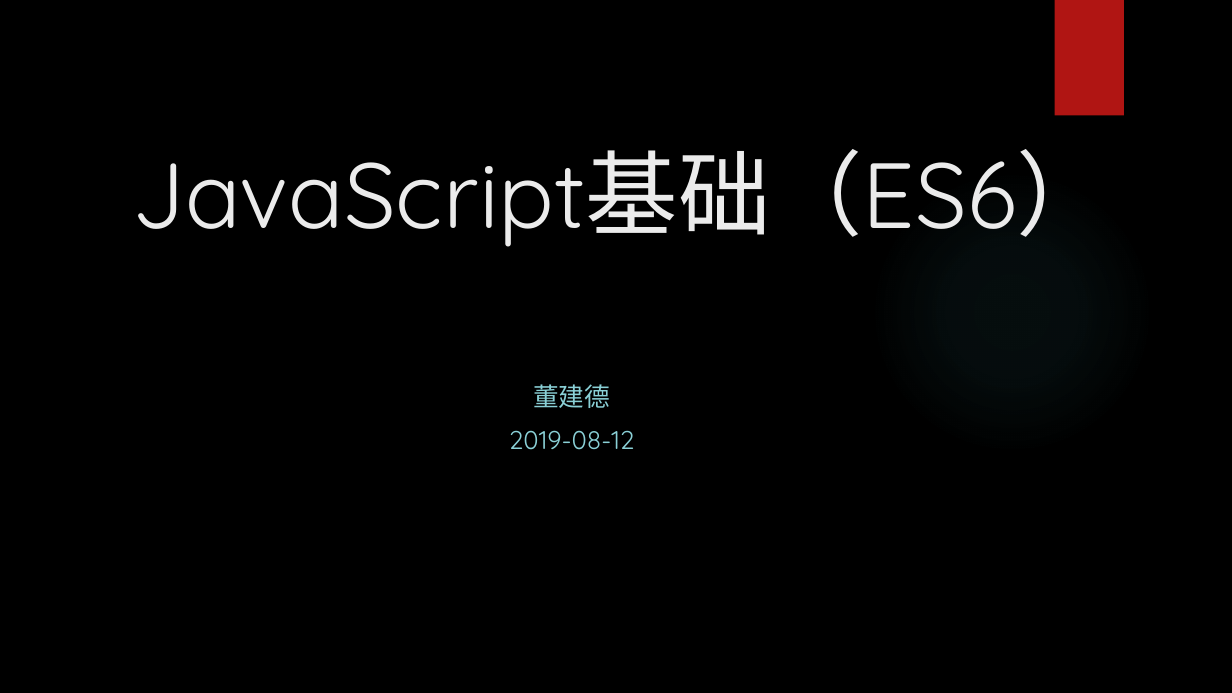
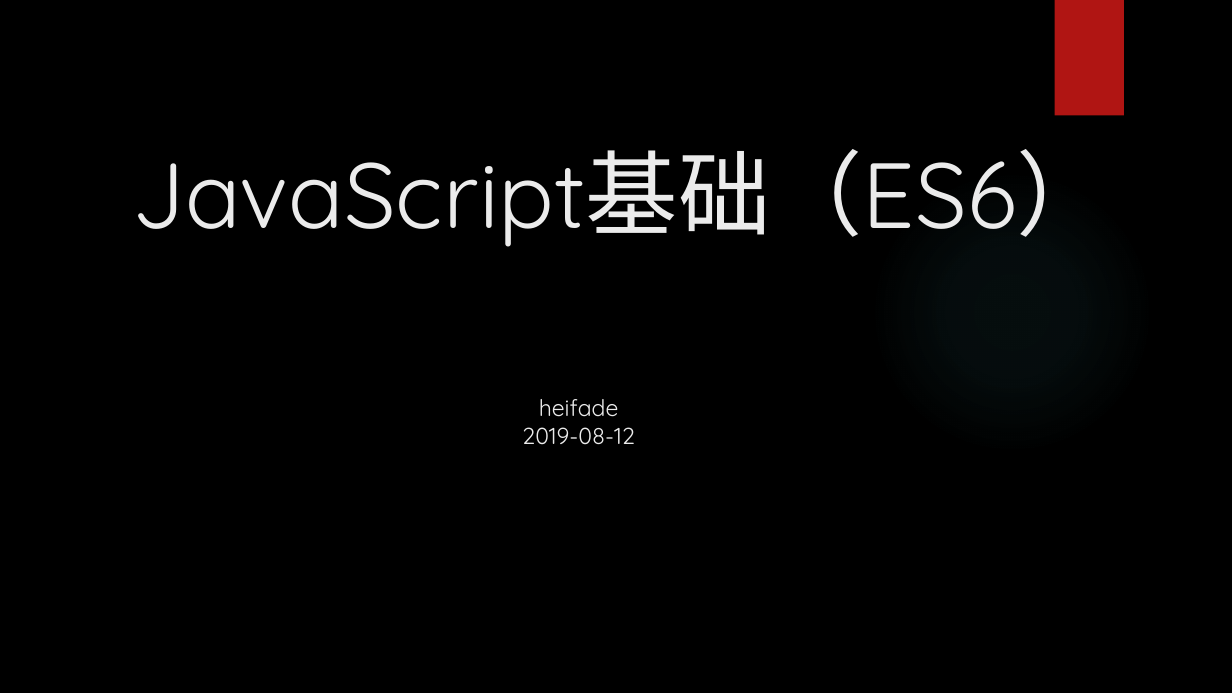
Before and after one commit to heifade/share, a slide deck: slide 1 of JavaScript/JavaScript基础(ES6).pptx. Drawn at 1232x693 pixels with LibreOffice and Linux fonts; fonts in the diff are those of the drawing; background and template pictures are left out. Boxes give left, top, right and bottom in pixels: in the first picture for what was removed or moved away, otherwise in the second. Text is boxed around its words. In the diff, an @@ line names an element or a change of style, - is before the commit and + after.

```diff
--- a/JavaScript/JavaScript基础(ES6).pptx
+++ b/JavaScript/JavaScript基础(ES6).pptx
@@ text "heifade" moved from (x1=509, y1=384, x2=635, y2=450) to (x1=522, y1=399, x2=635, y2=445) @@
@@ text "heifade" at (x1=522, y1=399, x2=635, y2=445): vertical alignment top to bottom @@
@@ text at (x1=539, y1=399, x2=619, y2=417): text changed; size 20 to 18 pt; text colour #8AD0D6 to #EBEBEB @@
-董建德
+heifade
@@ text at (x1=522, y1=427, x2=635, y2=445): size 20 to 18 pt, text colour #8AD0D6 to #EBEBEB in "2019-08-12"; less space between paragraphs @@
```
Also in this commit, not shown: 2 other files.
